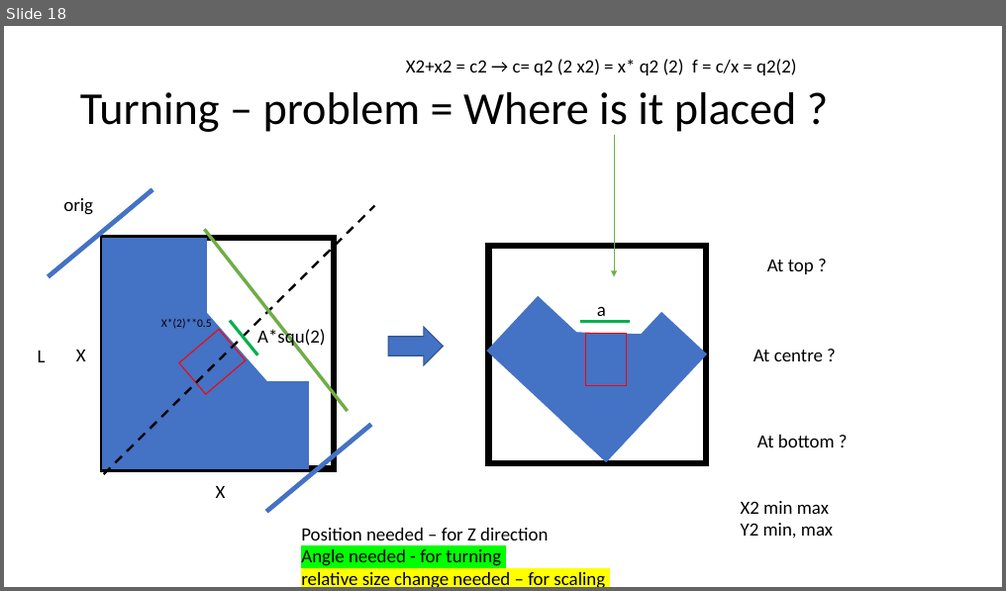
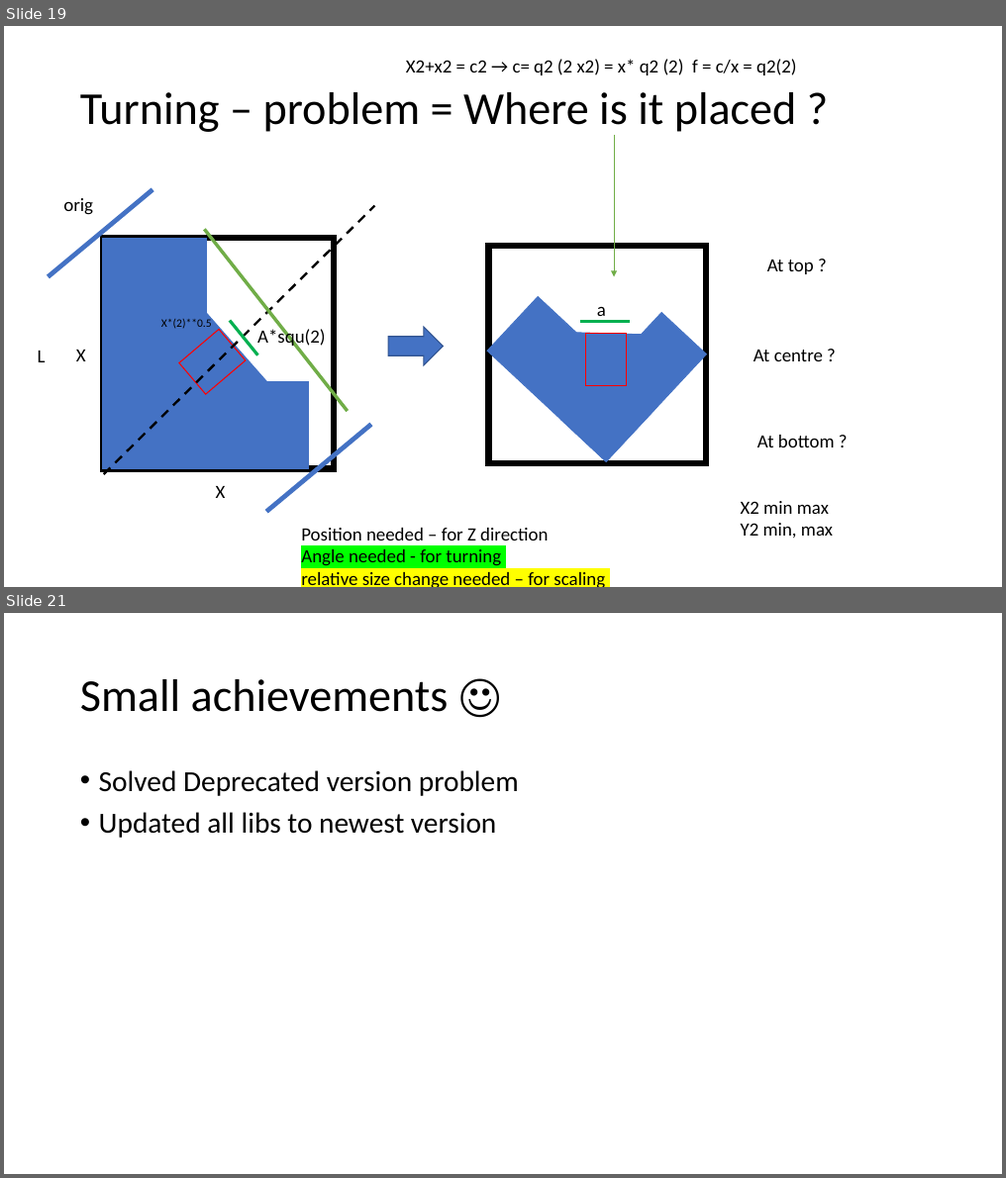
Before and after one commit to JanNalivaika/SSD_EXT, a slide deck: misc/Segmentation.pptx. Shown one above the other, each under a label of ours: slide 18 before the commit, slides 19 and 21 after it; the slides between them are not shown. The pictures are 1006x591 and 1006x1178 pixels, drawn with LibreOffice and Linux fonts; fonts in the diff are those of the drawing. Boxes give left, top, right and bottom in pixels: in the first picture for what was removed or moved away, otherwise in the second. Text is boxed around its words. In the diff, an @@ line names an element or a change of style, - is before the commit and + after.

```diff
--- a/misc/Segmentation.pptx
+++ b/misc/Segmentation.pptx
@@ slide 21 added at (4,613,1002,1174), background #FFFFFF @@
@@ title added at (80,679,449,712), 44 pt, text #000000 @@
+Small achievements ☺
@@ text added at (99,770,519,838), 28 pt, text #000000 @@
+• Solved Deprecated version problem
+• Updated all libs to newest version
@@ what was slide 18 is now slide 19 @@
```
Also in this commit, not shown: 2 slides changed, 3 other slides added, 1 slide removed, 8 other files.
